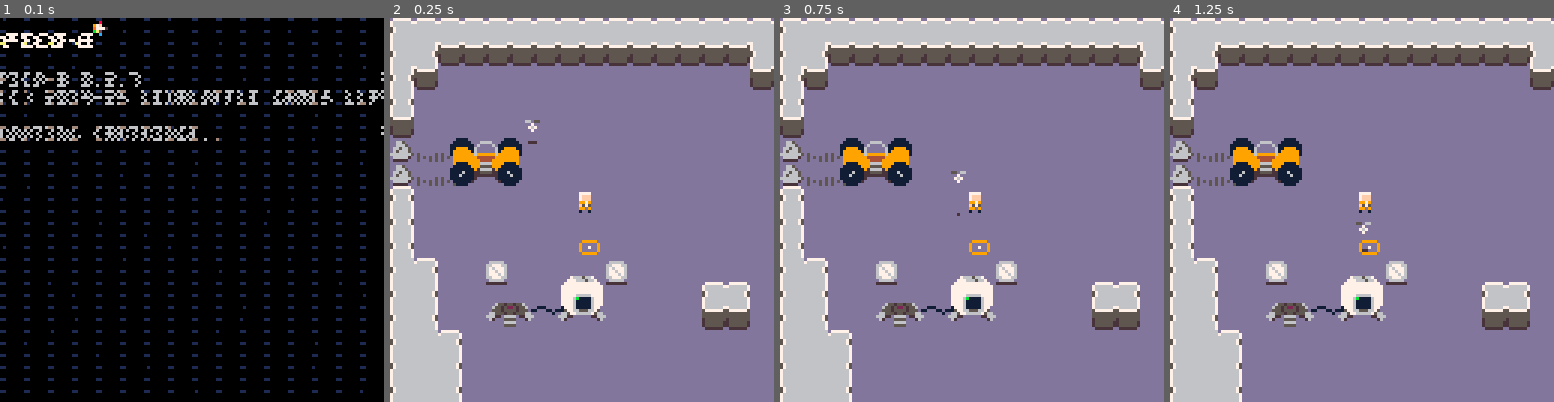
Above: before the commit, frames 1-4 (left to right).
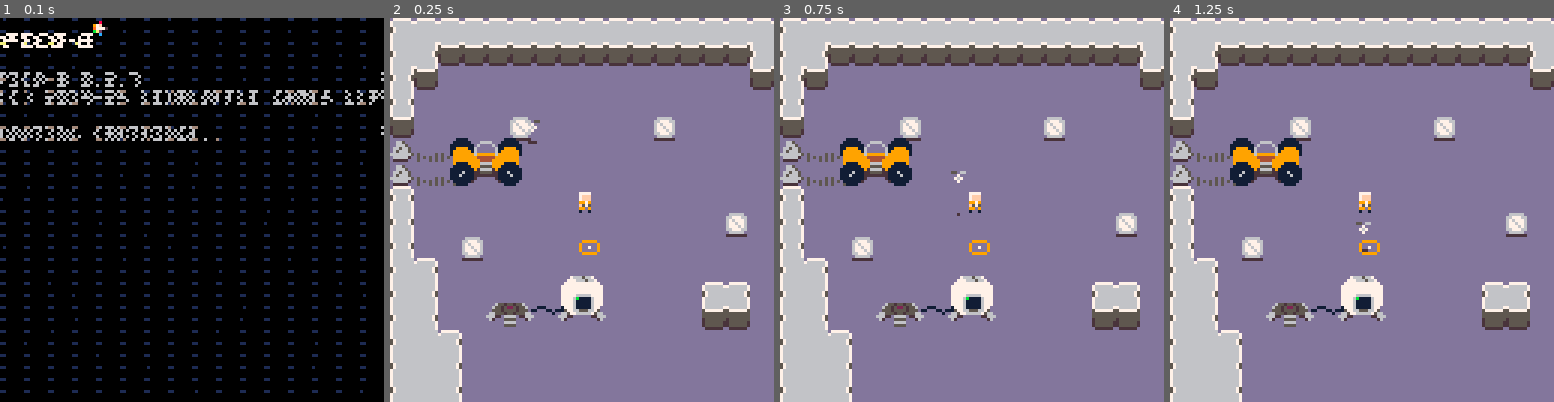
Above: after the commit, the same moments.

Repository: kevinthompson/moonbreak-p8
Game: PICO-8 cartridge moonbreak.p8
Two runs of this game, one before a commit and one after it. Both use one fixed random seed, a clock stepped at 60 frames per second and the inputs below.
Inputs:
- Up to frame 1 (0.1 s): no input
- Up to frame 2 (0.25 s): no input
- Up to frame 3 (0.75 s): tap X (X key) at 0.33 s; tap O (Z key) at 0.7 s
- Up to frame 4 (1.25 s): tap X (X key) at 1.07 s

Frame 1 is identical in both runs. In frame 2, 1.9% of the frame differs, in the area x 18-93%, y 25-70%; in frame 3, 1.9%; in frame 4, 1.9%.

Commit message:
chore: rename type to class

Diff:
--- a/moonbreak.p8
+++ b/moonbreak.p8
@@ -173,13 +173,13 @@
 5d5d5d5d5d5d5d5d5d5d5d5d5d5d5d5d5d5d5d5d5d5d5d5d5d5d5d5d5d5d5d5d5d5d5d5d5d5d5d5d5d5d5d5d5d5d5d5d4242424242424242424242424242424242424242424242424242424242424242424242424242424242424242424242424242424242424242424242424242424242424242424242424242424242424242
 5d5d000000000000000000000000005d5d5d5d5d5d5d5d5d5d5d5d5d5d5d5d5d5d5d5d5d5d5d5d5d5d5d5d5d5d5d5d5d4242424242424242424242424242424242424242424242424242424242424242424242424242424242424242424242424242424242424242424242424242424242424242424242424242424242424242
 5d004000000000000000000000000000005d5d5d5d5d5d5d5d5d5d5d5d5d5d5d5d5d5d5d5d5d5d5d5d5d5d5d5d5d5d5d4242424242424242424242424242424242424242424242424242424242424242424242424242424242424242424242424242424242424242424242424242424242424242424242424242424242424242
-5d000000000000000000000000000000005d5d5d5d5d5d5d5d5d5d5d5d5d5d5d5d5d5d5d5d5d5d5d5d5d5d5d5d5d5d5d4242424242424242424242424242424242424242424242424242424242424242424242424242424242424242424242424242424242424242424242424242424242424242424242424242424242424242
+5d000000001300000000001300000000005d5d5d5d5d5d5d5d5d5d5d5d5d5d5d5d5d5d5d5d5d5d5d5d5d5d5d5d5d5d5d4242424242424242424242424242424242424242424242424242424242424242424242424242424242424242424242424242424242424242424242424242424242424242424242424242424242424242
 4307070000000000000000000000000000005d5d5d5d5d5d5d5d0000005d5d5d5d5d5d5d5d5d5d5d5d5d5d5d5d5d5d5d4242424242424242424242424242424242424242424242424242424242424242424242424242424242424242424242424242424242424242424242424242424242424242424242424242424242424242
 4307070000000000000000000040000000004300000000000000000000005d5d5d5d5d5d5d5d5d5d5d5d5d5d5d5d5d5d4242424242424242424242424242424242424242424242424242424242424242424242424242424242424242424242424242424242424242424242424242424242424242424242424242424242424242
 5d00000000000000400000000000000000004300000000000000000000005d5d5d5d5d5d5d5d5d5d5d5d5d5d5d5d5d5d4242424242424242424242424242424242424242424242424242424242424242424242424242424242424242424242424242424242424242424242424242424242424242424242424242424242424242
-5d004000000000000000000000000000005d5d5d5d5d5d5d5d00000000005d5d5d5d5d5d5d5d5d5d5d5d5d5d5d5d5d5d4242424242424242424242424242424242424242424242424242424242424242424242424242424242424242424242424242424242424242424242424242424242424242424242424242424242424242
-5d000000000000000000000000000000005d5d5d5d5d5d5d5d00000000005d5d5d5d5d5d5d5d5d5d5d5d5d5d5d5d5d5d4242424242424242424242424242424242424242424242424242424242424242424242424242424242424242424242424242424242424242424242424242424242424242424242424242424242424242
-5d5d0000130000000013000000000000005d5d5d5d5d5d5d0000000000005d5d5d5d5d5d5d5d5d5d5d5d5d5d5d5d5d5d4242424242424242424242424242424242424242424242424242424242424242424242424242424242424242424242424242424242424242424242424242424242424242424242424242424242424242
+5d004000000000000000000000001300005d5d5d5d5d5d5d5d00000000005d5d5d5d5d5d5d5d5d5d5d5d5d5d5d5d5d5d4242424242424242424242424242424242424242424242424242424242424242424242424242424242424242424242424242424242424242424242424242424242424242424242424242424242424242
+5d000013000000000000000000000000005d5d5d5d5d5d5d5d00000000005d5d5d5d5d5d5d5d5d5d5d5d5d5d5d5d5d5d4242424242424242424242424242424242424242424242424242424242424242424242424242424242424242424242424242424242424242424242424242424242424242424242424242424242424242
+5d5d0000000000000000000000000000005d5d5d5d5d5d5d0000000000005d5d5d5d5d5d5d5d5d5d5d5d5d5d5d5d5d5d4242424242424242424242424242424242424242424242424242424242424242424242424242424242424242424242424242424242424242424242424242424242424242424242424242424242424242
 5d5d00000000000000000000005d5d0000005d5d5d5d5d5d5d5d0000005d5d5d5d5d5d5d5d5d5d5d5d5d5d5d5d5d5d5d4242424242424242424242424242424242424242424242424242424242424242424242424242424242424242424242424242424242424242424242424242424242424242424242424242424242424242
 5d5d00000040000000000000005d5d0000005d5d5d5d5d5d5d5d5d5d5d5d5d5d5d5d5d5d5d5d5d5d5d5d5d5d5d5d5d5d4242424242424242424242424242424242424242424242424242424242424242424242424242424242424242424242424242424242424242424242424242424242424242424242424242424242424242
 5d5d5d0000000000000000000000000000405d5d5d5d5d5d5d5d5d5d5d5d5d5d5d5d5d5d5d5d5d5d5d5d5d5d5d5d5d5d4242424242424242424242424242424242424242424242424242424242424242424242424242424242424242424242424242424242424242424242424242424242424242424242424242424242424242
--- a/scripts/entities/bot.lua
+++ b/scripts/entities/bot.lua
@@ -100,7 +100,7 @@
 
       -- find target
       for e in all(entity.objects) do
-        if count({supply, obstacle, enemy}, e.type) > 0
+        if count({supply, obstacle, enemy}, e.class) > 0
         and ccol({ x=x, y=y, r=target_radius }, e)
         then
           local entity_dist = dist(_ENV, e)
@@ -112,9 +112,9 @@
       end
 
       if (new_target) then
-        if new_target.type == supply then
+        if new_target.class == supply then
           _ENV:carry(new_target)
-        elseif new_target.type == obstacle then
+        elseif new_target.class == obstacle then
           _ENV:attack(new_target)
         end
       end
--- a/scripts/entities/cursor.lua
+++ b/scripts/entities/cursor.lua
@@ -65,7 +65,7 @@
 
       -- TODO: Iterate over only on-screen bots that are not in the player collection
       for e in all(entity.objects) do
-        if e.type == bot
+        if e.class == bot
         and e.target != player
         and ccol({x=x,y=y,r=recall_radius},{x=e.x,y=e.y,r=1})
         and count(player.bots,e) <= 0
